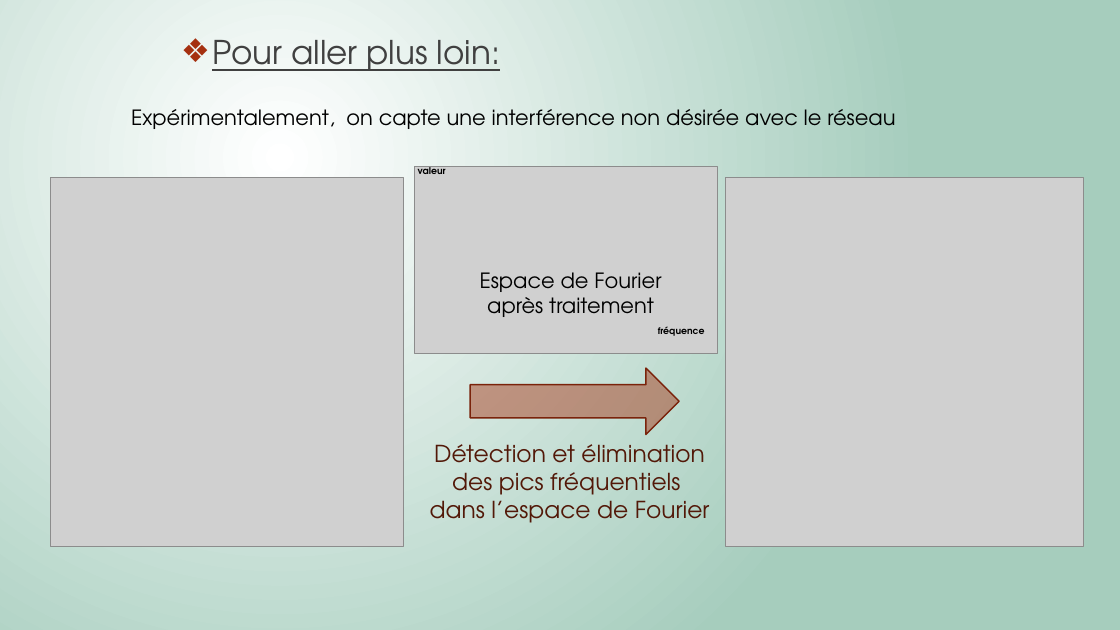
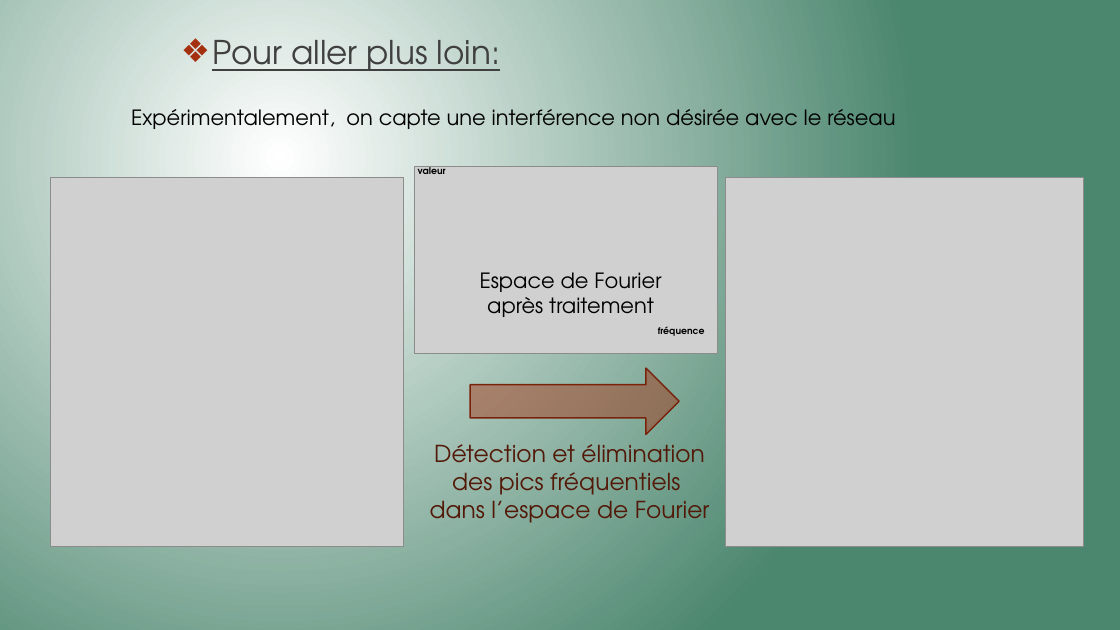
Before and after one commit to Killian-Herveau/PIMS, a slide deck: slide 16 of Pres_Avril/PresentationPIMSAvril.pptx (slide 14 before the commit). Drawn at 1120x630 pixels with LibreOffice and Linux fonts; fonts in the diff are those of the drawing; grey boxes stand for pictures. Boxes give left, top, right and bottom in pixels: in the first picture for what was removed or moved away, otherwise in the second. Text is boxed around its words. In the diff, an @@ line names an element or a change of style, - is before the commit and + after.

```diff
--- a/Pres_Avril/PresentationPIMSAvril.pptx
+++ b/Pres_Avril/PresentationPIMSAvril.pptx
@@ background gradient #FFFFFF to #A6CDBD to gradient #FFFFFF to #4B866E @@
```
Also in this commit, not shown: 9 other slides changed, 5 slides added, 2 slides removed, 1 other file.
